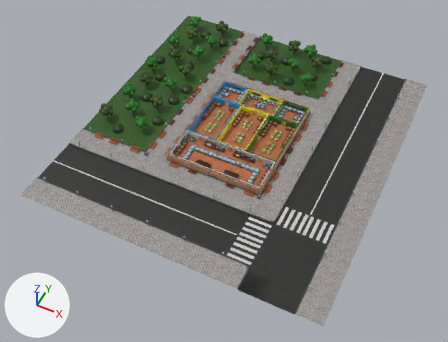
What one commit did to the FBX model Assets/Models/Shop/Shop.fbx.
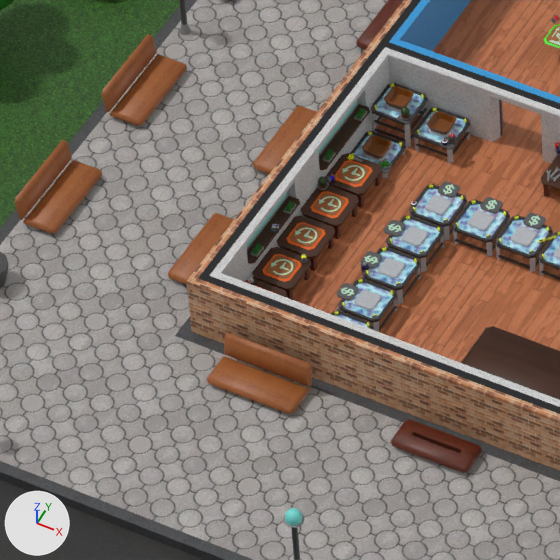
Each version is shown whole from a camera (50 mm lens) standing at (74.0, -163.3, 178.7) and looking at (-0.7, -13.9, -8.0), then close up on the part from 33% to 46% of the width and 37% to 54% of the height. Arrows for +X, +Y and +Z are at lower left; the lights stay in place. Where no turn or scale is listed for an object, it has been applied to the vertices. Vertices at the same position are counted once.

Objects in the first close-up: 'FlowerShop', 'FlowerShopLightAndGlass'.
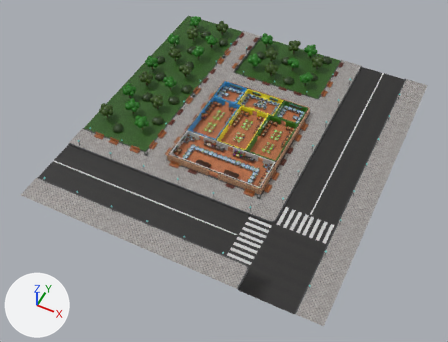
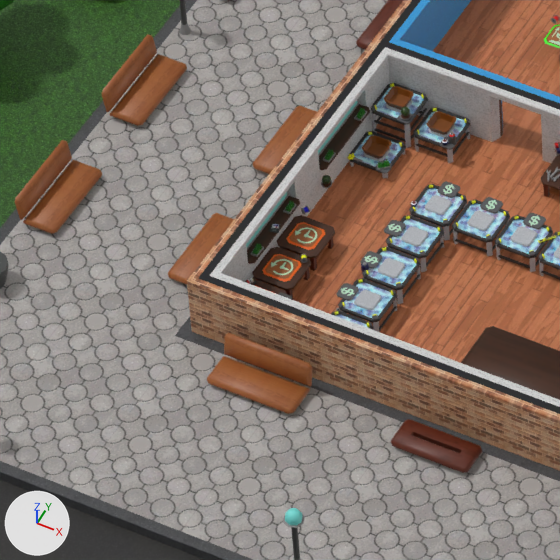
Boxes (x1, y1, x2, y2) around the edits, measured in the close-ups (560 x 560 px; the box of a moved part takes in the faces that stretch with it):
part 1 of me_flowershop, moved or reshaped (not visible afterwards): before (334, 181, 376, 197)
part 2 of me_flowershop, moved or reshaped (not visible afterwards): before (313, 212, 352, 229)
part 3 of me_flowershop, deleted (brown): before (325, 153, 382, 239)
part 4 of me_flowershop, built on: before (295, 174, 359, 229); after (278, 175, 333, 300)

The change, as a diff of the scene's bpy script:
```diff
--- a/Assets/Models/Shop/Shop.fbx.py
+++ b/Assets/Models/Shop/Shop.fbx.py
@@ me_flowershop @@
 # used by ob_flowershop; location = (0.0, 0.0, 0.0)
-me_flowershop.from_pydata(...)  # 46902 vertices, 36550 faces; spans x -60.0..60.0, y -65.0..65.0, z -0.5..6.1
+me_flowershop.from_pydata(...)  # 47765 vertices, 37400 faces; spans x -60.0..60.0, y -65.0..65.0, z -0.5..6.1
+# me_flowershop part 1: the loose piece of 8 vertices spanning x -18.7..-17.3, y -15.7..-14.3, z 0.2..0.3 is multiplied about its middle by the matrix ((0.0, 0.0, 0.481), (0.481, 0.0, 0.0), (0.0, 0.481, 0.0)), then moved by (-0.9, 17.0, 2.3)
+# me_flowershop part 2: the loose piece of 8 vertices spanning x -18.7..-17.3, y -17.7..-16.3, z 0.2..0.3 is multiplied about its middle by the matrix ((0.0, 0.0, 0.481), (0.481, 0.0, 0.0), (0.0, 0.481, 0.0)), then moved by (25.1, 22.0, 2.3)
+# me_flowershop part 3: 14 loose pieces with 324 vertices, spanning x -18.9..18.7, y -17.8..2.4, z 0.0..2.6, are deleted
+# me_flowershop part 4: 58 vertices moved from x -18.9..18.8, y -18.0..2.6, z 0.9..2.6 to x -18.9..18.9, y -18.0..2.7, z 0.9..2.7; 300 vertices removed from x -19.0..18.8, y -18.0..2.6, z 0.0..2.6; 1390 vertices added at x -18.9..19.0, y -24.0..16.3, z 0.9..3.0
 me_flowershop.materials.append(mat_environmentatlas)
```
